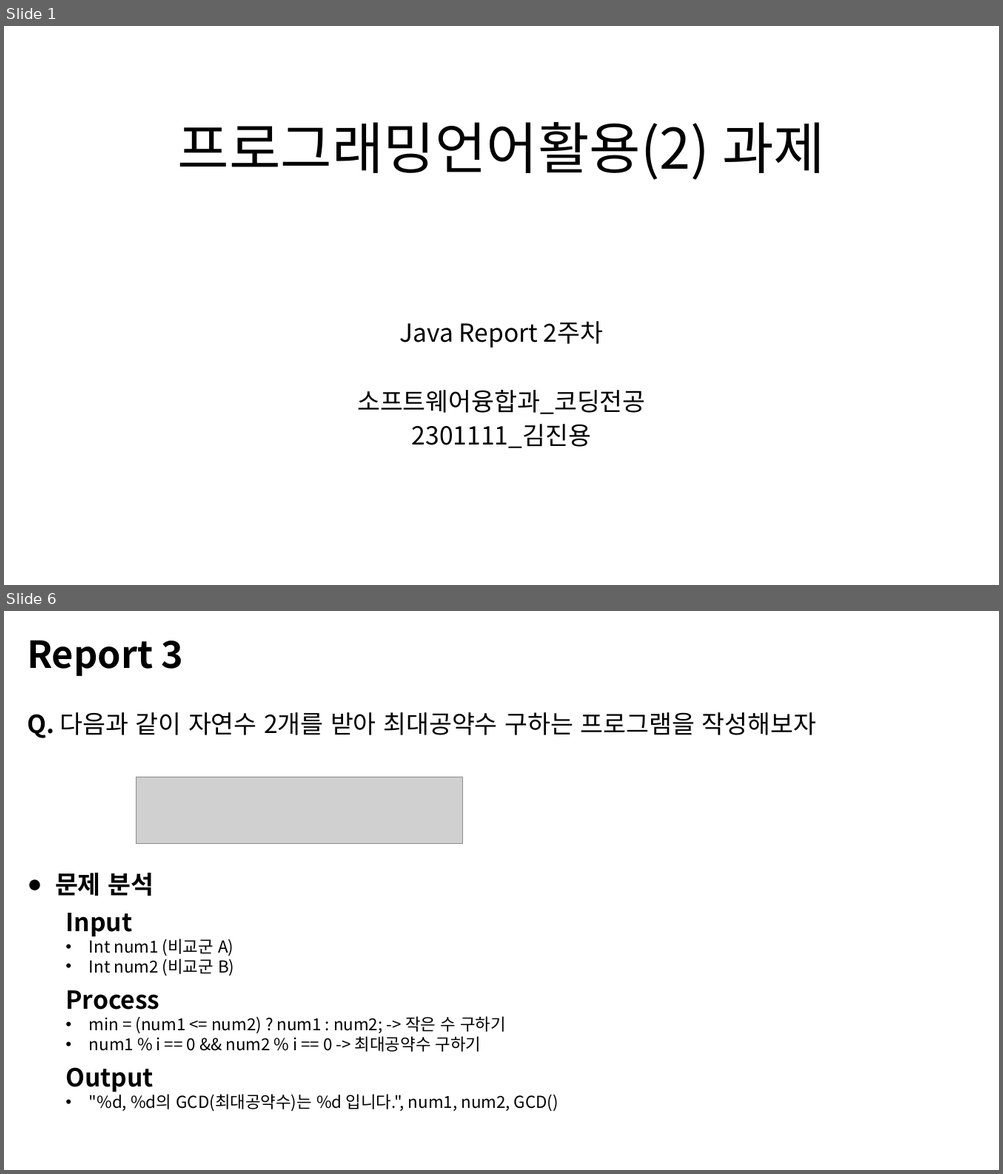
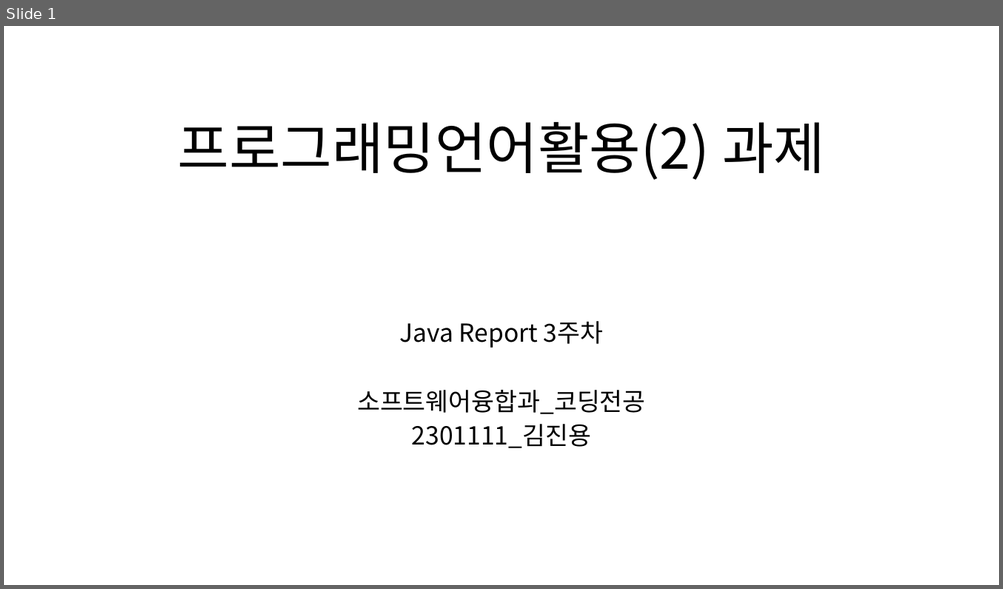
Before and after one commit to MDR-Evan/KBU-ProgrammingLanguageUtilization2, a slide deck: KBU Java 2/Report/R_Week3/3차-김진용-2301111.pptx. Shown one above the other, each under a label of ours: slides 1 and 6 before the commit, slide 1 after it; the slides between them are not shown. The pictures are 1003x1174 and 1003x589 pixels, drawn with LibreOffice and Linux fonts; fonts in the diff are those of the drawing; grey boxes stand for pictures. Boxes give left, top, right and bottom in pixels: in the first picture for what was removed or moved away, otherwise in the second. Text is boxed around its words. In the diff, an @@ line names an element or a change of style, - is before the commit and + after.

```diff
--- a/KBU Java 2/Report/R_Week3/3차-김진용-2301111.pptx
+++ b/KBU Java 2/Report/R_Week3/3차-김진용-2301111.pptx
@@ slide 6 removed at (x1=4, y1=611, x2=999, y2=1170), background #FFFFFF @@
@@ text removed at (x1=27, y1=640, x2=184, y2=676) @@
-Report 3
@@ text removed at (x1=27, y1=712, x2=817, y2=738) @@
-Q. 다음과 같이 자연수 2개를 받아 최대공약수 구하는 프로그램을 작성해보자
@@ picture removed at (x1=136, y1=777, x2=462, y2=844) @@
@@ text removed at (x1=55, y1=873, x2=153, y2=896) @@
-● 문제 분석
@@ text removed at (x1=65, y1=913, x2=234, y2=977) @@
-Input
-• Int num1 (비교군 A)
-• Int num2 (비교군 B)
@@ text removed at (x1=65, y1=991, x2=506, y2=1052) @@
-Process
-• min = (num1 <= num2) ? num1 : num2; -> 작은 수 구하기
-• num1 % i == 0 && num2 % i == 0 -> 최대공약수 구하기
@@ text removed at (x1=65, y1=1068, x2=558, y2=1112) @@
-Output
-• "%d, %d의 GCD(최대공약수)는 %d 입니다.", num1, num2, GCD()
@@ slide 1 changed as well @@
@@ subtitle at (x1=400, y1=321, x2=603, y2=348): text changed @@
-Java Report 2주차
+Java Report 3주차
```
Also in this commit, not shown: 3 other slides changed, 4 slides added, 4 other slides removed, 6 other files.
